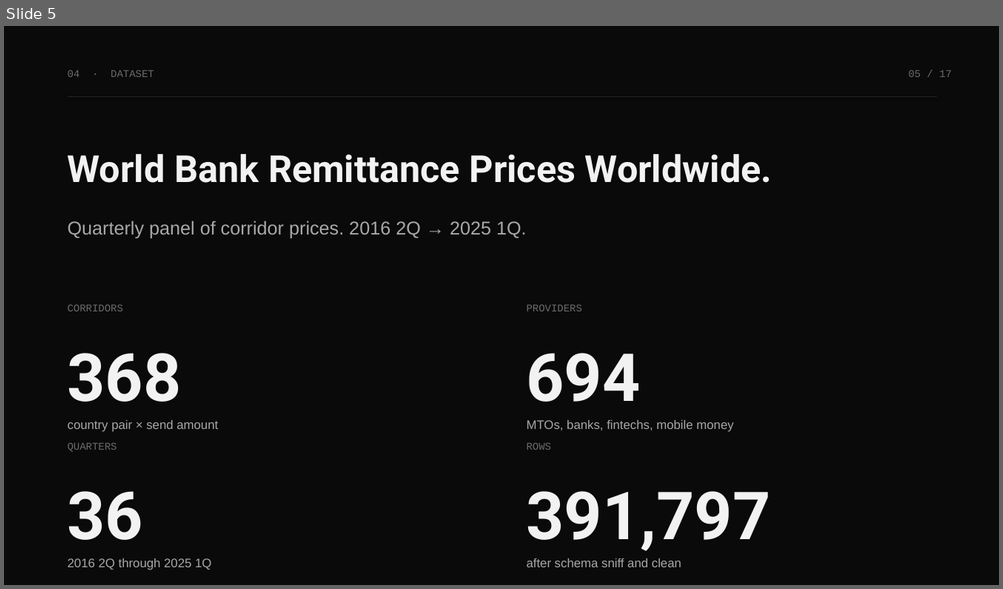
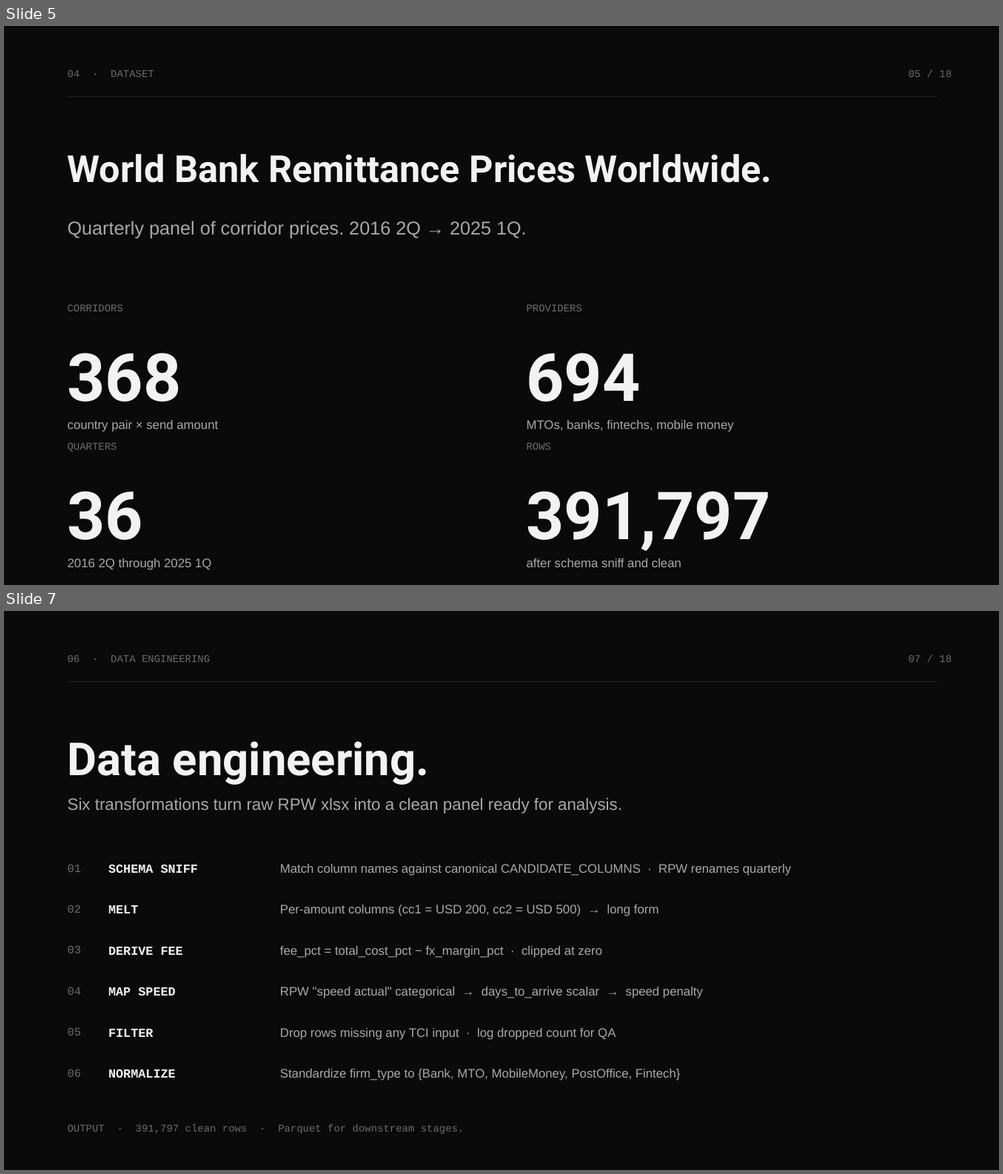
Before and after one commit to ronitdhansoia/fds, a slide deck: report/MigrantMoney_Presentation.pptx. Shown one above the other, each under a label of ours: slide 5 before the commit, slides 5 and 7 after it; the slides between them are not shown. The pictures are 1003x589 and 1003x1174 pixels, drawn with LibreOffice and Linux fonts; fonts in the diff are those of the drawing. Boxes give left, top, right and bottom in pixels: in the first picture for what was removed or moved away, otherwise in the second. Text is boxed around its words. In the diff, an @@ line names an element or a change of style, - is before the commit and + after.

Commit message:
feat(report): rebuild deck with FDS focus (18 slides)
Previous version read like a finance pitch. This rewrites the spine
around what the rubric actually grades: the data science workflow.

Adds three slides:
- 05 · PIPELINE — eight stages from raw RPW xlsx to static dashboard
- 06 · DATA ENGINEERING — schema sniff, melt cc1/cc2, derive fee,
       map speed actual, filter, normalize firm_type
- 15 · ROBUSTNESS — kappa sensitivity, provider stress test,
       mean vs median, assumption-flex sanity check vs BIS Bulletin 87

Drops two redundant slides:
- world map (covered by diaspora burden)
- headline synthesis (numbers already in the hook)

Reframes section overlines toward the methodology angle:
THE HOOK -> THE QUESTION, THE PROBLEM -> THE GAP. Regression slide
title changed from "Operator-class regression" to "Two-way fixed-
effects panel" to lead with the FDS technique. Subhead on the title
slide now matches the report subtitle.

Build: 18 slides, 1.0 MB.

```diff
--- a/report/MigrantMoney_Presentation.pptx
+++ b/report/MigrantMoney_Presentation.pptx
@@ slide 7 added at box(4, 611, 999, 1170), background #FFFFFF @@
@@ rectangle added at box(4, 611, 999, 1170), fill #0A0A0A @@
@@ text added at box(68, 655, 210, 662), 10 pt, text #6B6B6B @@
+06 · DATA ENGINEERING
@@ text added at box(908, 655, 951, 662), 10 pt, text #6B6B6B @@
+07 / 18
@@ line added from (68, 682) to (936, 682), #242424 0.6 pt @@
@@ text added at box(68, 741, 430, 785), 44 pt, text #F2F2F2, bold @@
+Data engineering.
@@ text added at box(68, 798, 622, 814), 16 pt, text #A8A8A8 @@
+Six transformations turn raw RPW xlsx into a clean panel ready for analysis.
@@ text added at box(68, 865, 81, 872), 11 pt, text #6B6B6B @@
+01
@@ text added at box(108, 864, 198, 873), 12 pt, text #F2F2F2, bold @@
+SCHEMA SNIFF
@@ text added at box(280, 864, 791, 876), 12 pt, text #A8A8A8 @@
+Match column names against canonical CANDIDATE_COLUMNS · RPW renames quarterly
@@ text added at box(68, 906, 81, 913), 11 pt, text #6B6B6B @@
+02
@@ text added at box(108, 906, 138, 914), 12 pt, text #F2F2F2, bold @@
+MELT
@@ text added at box(280, 905, 659, 917), 12 pt, text #A8A8A8 @@
+Per-amount columns (cc1 = USD 200, cc2 = USD 500) → long form
@@ text added at box(68, 946, 81, 954), 11 pt, text #6B6B6B @@
+03
@@ text added at box(108, 947, 183, 955), 12 pt, text #F2F2F2, bold @@
+DERIVE FEE
@@ text added at box(280, 946, 602, 958), 12 pt, text #A8A8A8 @@
+fee_pct = total_cost_pct − fx_margin_pct · clipped at zero
@@ text added at box(68, 988, 81, 995), 11 pt, text #6B6B6B @@
+04
@@ text added at box(108, 987, 175, 996), 12 pt, text #F2F2F2, bold @@
+MAP SPEED
@@ text added at box(280, 987, 703, 999), 12 pt, text #A8A8A8 @@
+RPW "speed actual" categorical → days_to_arrive scalar → speed penalty
@@ text added at box(68, 1028, 81, 1036), 11 pt, text #6B6B6B @@
+05
@@ text added at box(108, 1029, 153, 1037), 12 pt, text #F2F2F2, bold @@
+FILTER
@@ text added at box(280, 1028, 615, 1040), 12 pt, text #A8A8A8 @@
+Drop rows missing any TCI input · log dropped count for QA
@@ text added at box(68, 1070, 81, 1077), 11 pt, text #6B6B6B @@
+06
@@ text added at box(108, 1069, 176, 1078), 12 pt, text #F2F2F2, bold @@
+NORMALIZE
@@ text added at box(280, 1069, 680, 1081), 12 pt, text #A8A8A8 @@
+Standardize firm_type to {Bank, MTO, MobileMoney, PostOffice, Fintech}
@@ text added at box(68, 1125, 464, 1134), 10 pt, text #6B6B6B @@
+OUTPUT · 391,797 clean rows · Parquet for downstream stages.
@@ slide 5 changed as well @@
@@ text at box(908, 70, 951, 77): text changed @@
-05 / 17
+05 / 18
```
Also in this commit, not shown: 14 other slides changed, 2 other slides added, 2 slides removed, 1 other file.
